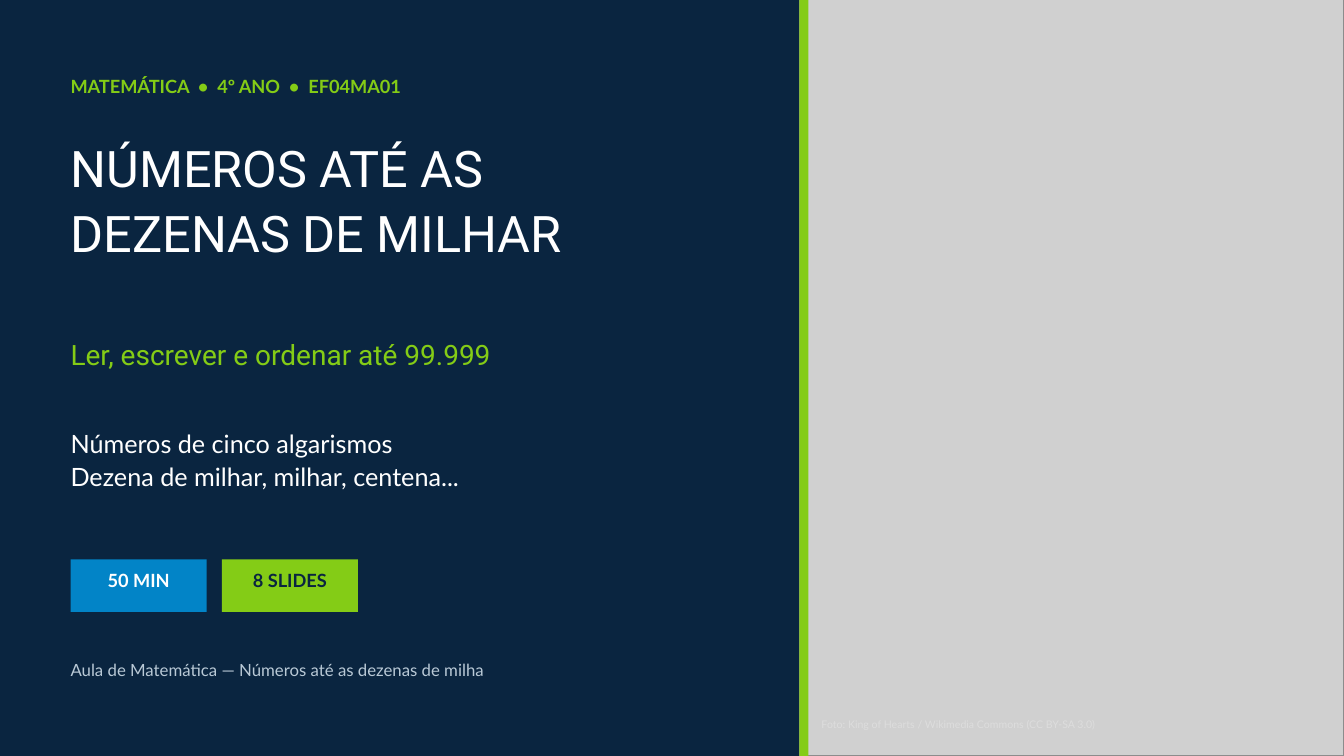
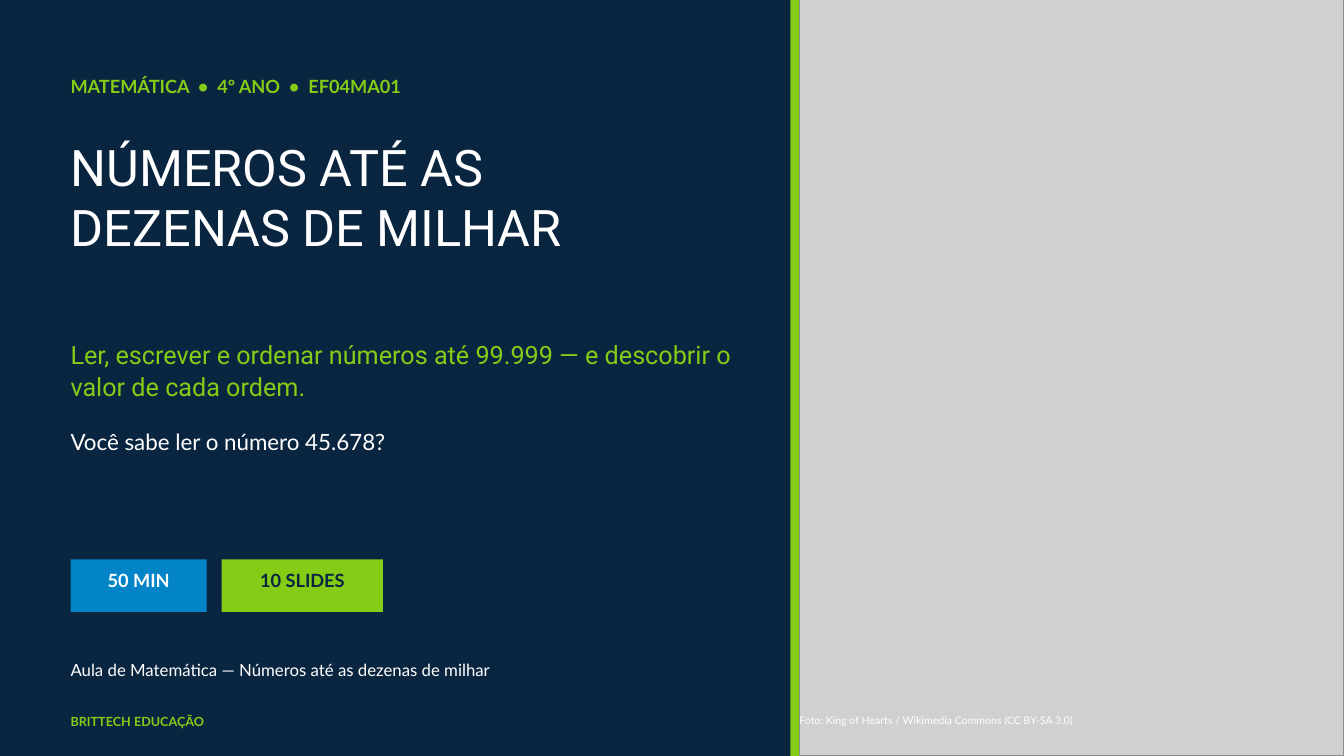
Before and after one commit to thiagollipe-web/brittech-educacao-aulas, a slide deck: slide 1 of fundamental-1/matematica-4ano-numeros-dezenas-milhar.pptx. Drawn at 1344x756 pixels with LibreOffice and Linux fonts; fonts in the diff are those of the drawing; grey boxes stand for pictures. Boxes give left, top, right and bottom in pixels: in the first picture for what was removed or moved away, otherwise in the second. Text is boxed around its words. In the diff, an @@ line names an element or a change of style, - is before the commit and + after.

```diff
--- a/fundamental-1/matematica-4ano-numeros-dezenas-milhar.pptx
+++ b/fundamental-1/matematica-4ano-numeros-dezenas-milhar.pptx
@@ rectangle moved from (x1=800, y1=0, x2=809, y2=756) to (x1=790, y1=0, x2=800, y2=756) @@
@@ text "NÚMEROS ATÉ AS" at (x1=71, y1=140, x2=562, y2=247): line spacing 1.02 to 1; less space between paragraphs @@
@@ text at (x1=71, y1=345, x2=730, y2=396): text changed; size 20 to 18 pt @@
-Ler, escrever e ordenar até 99.999
+Ler, escrever e ordenar números até 99.999 — e descobrir o valor de cada ordem.
@@ text at (x1=71, y1=433, x2=385, y2=450): text changed; size 18 to 16 pt @@
-Números de cinco algarismos
-Dezena de milhar, milhar, centena...
+Você sabe ler o número 45.678?
@@ rectangle resized from (x1=222, y1=560, x2=358, y2=612) to (x1=222, y1=560, x2=383, y2=612) @@
@@ text at (x1=260, y1=573, x2=345, y2=587): text changed @@
-8 SLIDES
+10 SLIDES
@@ text at (x1=71, y1=663, x2=490, y2=676): text changed; text colour #B9C9D6 to #FFFFFF @@
-Aula de Matemática — Números até as dezenas de milha
+Aula de Matemática — Números até as dezenas de milhar
@@ text added at (x1=71, y1=715, x2=204, y2=728), 9 pt, text #84CC16, bold @@
+BRITTECH EDUCAÇÃO
@@ text added at (x1=799, y1=714, x2=1073, y2=727), 7.5 pt, text #FFFFFF @@
+Foto: King of Hearts / Wikimedia Commons (CC BY-SA 3.0)
```
Also in this commit, not shown: 9 slides added, 7 slides removed, 4 other files.
